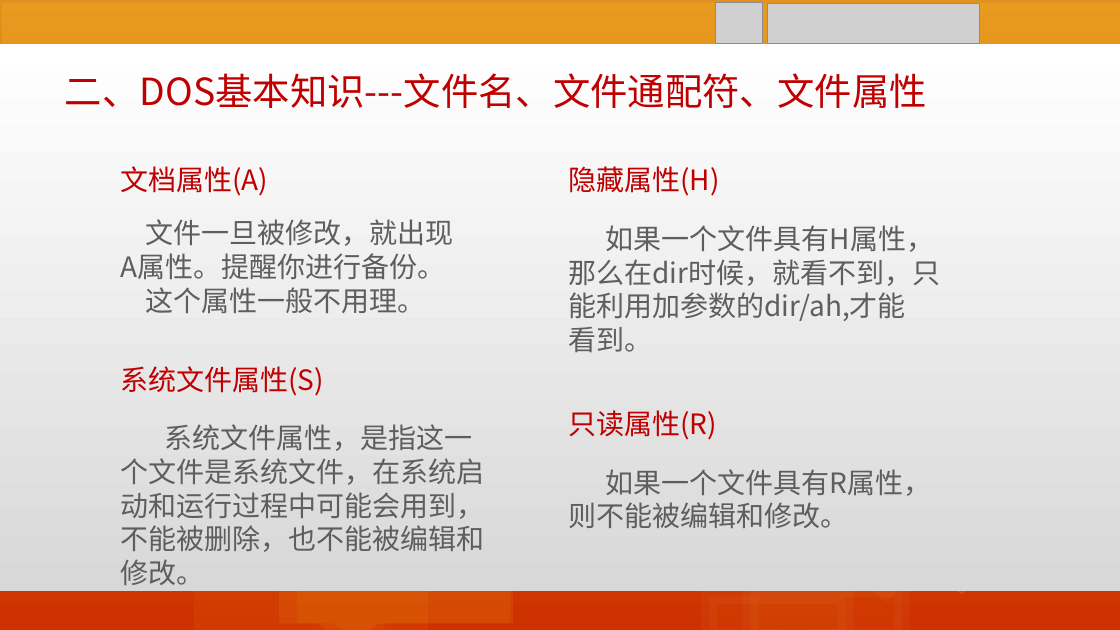
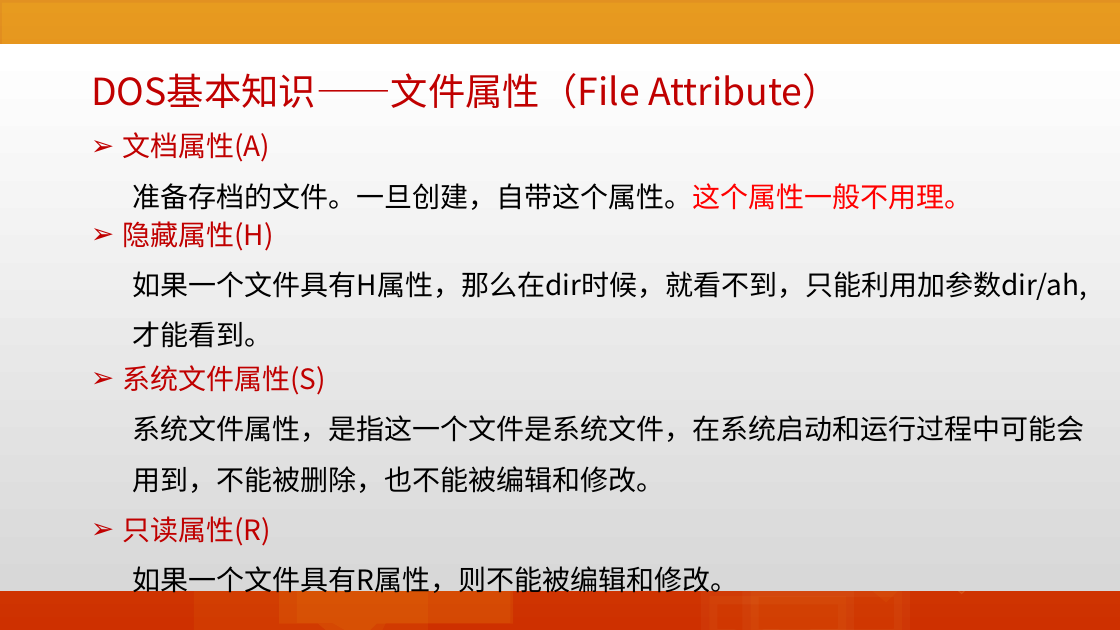
Before and after one commit to edu2act/course-informationliteracy, a slide deck: slide 16 of materials/slides/05-DOS.pptx (slide 19 before the commit). Drawn at 1120x630 pixels with LibreOffice and Linux fonts; fonts in the diff are those of the drawing; grey boxes stand for pictures. Boxes give left, top, right and bottom in pixels: in the first picture for what was removed or moved away, otherwise in the second. Text is boxed around its words. In the diff, an @@ line names an element or a change of style, - is before the commit and + after.

```diff
--- a/materials/slides/05-DOS.pptx
+++ b/materials/slides/05-DOS.pptx
@@ picture removed at <box>716,3,763,44</box> @@
@@ picture removed at <box>767,3,980,44</box> @@
@@ text at <box>91,73,840,109</box>: text changed @@
-二、DOS基本知识---文件名、文件通配符、文件属性
+DOS基本知识——文件属性（File Attribute）
@@ text "文档属性(A)": place and size @@
-text "文档属性(A)" at <box>120,166,453,313</box>
+text "文档属性(A)" at <box>122,132,973,210</box>
@@ text at <box>122,132,270,162</box>: bullet none to ➢; line spacing 1 to 1.5 @@
@@ text "隐藏属性(H)": place and size @@
-text "隐藏属性(H)" at <box>568,166,940,353</box>
+text "隐藏属性(H)" at <box>122,221,1087,348</box>
@@ text at <box>133,183,973,210</box>: text changed; text colour #5E5E5E to #000000 @@
-文件一旦被修改，就出现
-A属性。提醒你进行备份。
-这个属性一般不用理。
+  准备存档的文件。一旦创建，自带这个属性。这个属性一般不用理。
@@ text at <box>122,221,273,251</box>: bullet none to ➢; line spacing 1 to 1.5 @@
@@ text at <box>133,271,1087,348</box>: text changed; text colour #5E5E5E to #000000 @@
-如果一个文件具有H属性，
-那么在dir时候，就看不到，只
-能利用加参数的dir/ah,才能
-看到。
+  如果一个文件具有H属性，那么在dir时候，就看不到，只能利用加参数dir/ah,才能看到。
@@ text at <box>122,365,326,395</box>: bullet none to ➢; line spacing 1 to 1.5 @@
@@ text at <box>133,415,1085,493</box>: text changed; text colour #5E5E5E to #000000 @@
-系统文件属性，是指这一
-个文件是系统文件，在系统启
-动和运行过程中可能会用到，
-不能被删除，也不能被编辑和
-修改。
+  系统文件属性，是指这一个文件是系统文件，在系统启动和运行过程中可能会用到，不能被删除，也不能被编辑和修改。
@@ text "只读属性(R)": place and size @@
-text "只读属性(R)" at <box>568,410,932,528</box>
+text "只读属性(R)" at <box>122,516,739,598</box>
@@ text at <box>122,516,271,546</box>: bullet none to ➢; line spacing 1 to 1.5 @@
@@ text at <box>133,566,739,598</box>: text changed; text colour #5E5E5E to #000000 @@
-如果一个文件具有R属性，
-则不能被编辑和修改。
+  如果一个文件具有R属性，则不能被编辑和修改。
```
Also in this commit, not shown: 35 other slides changed, 12 slides removed, 40 other files.
